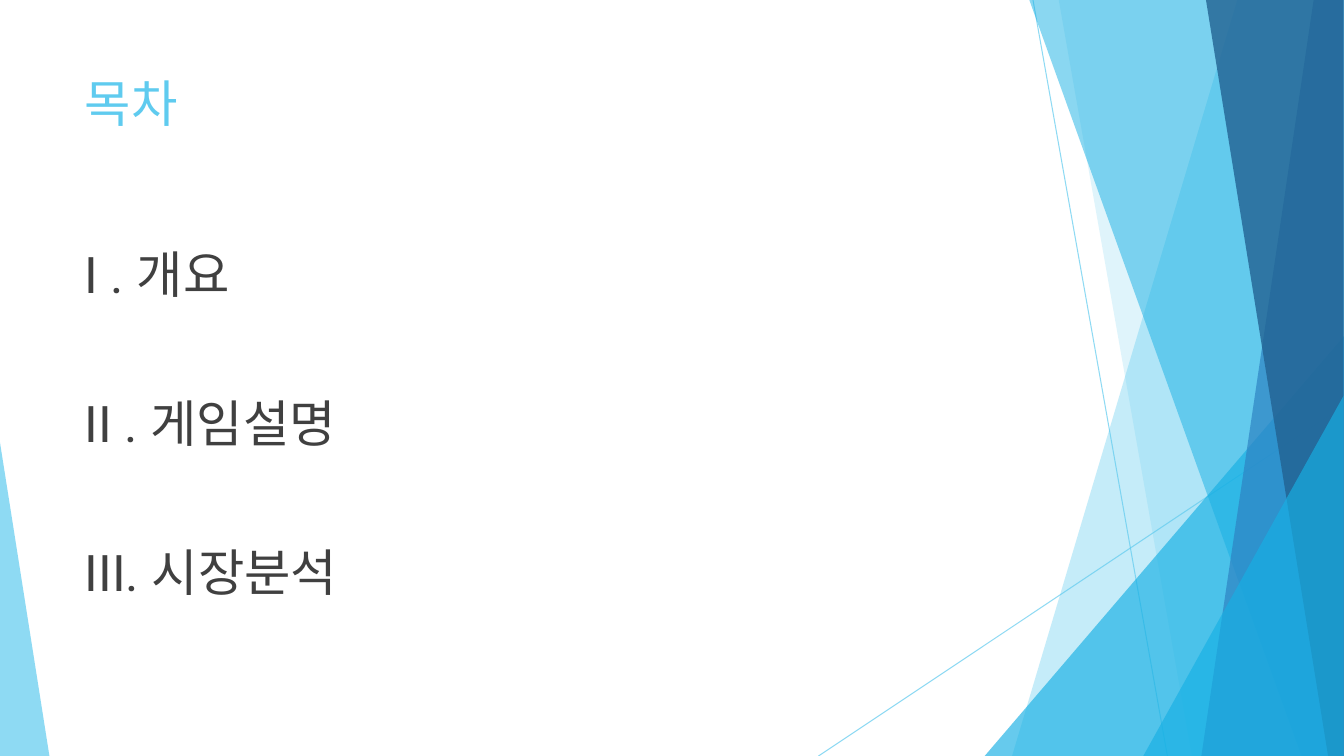
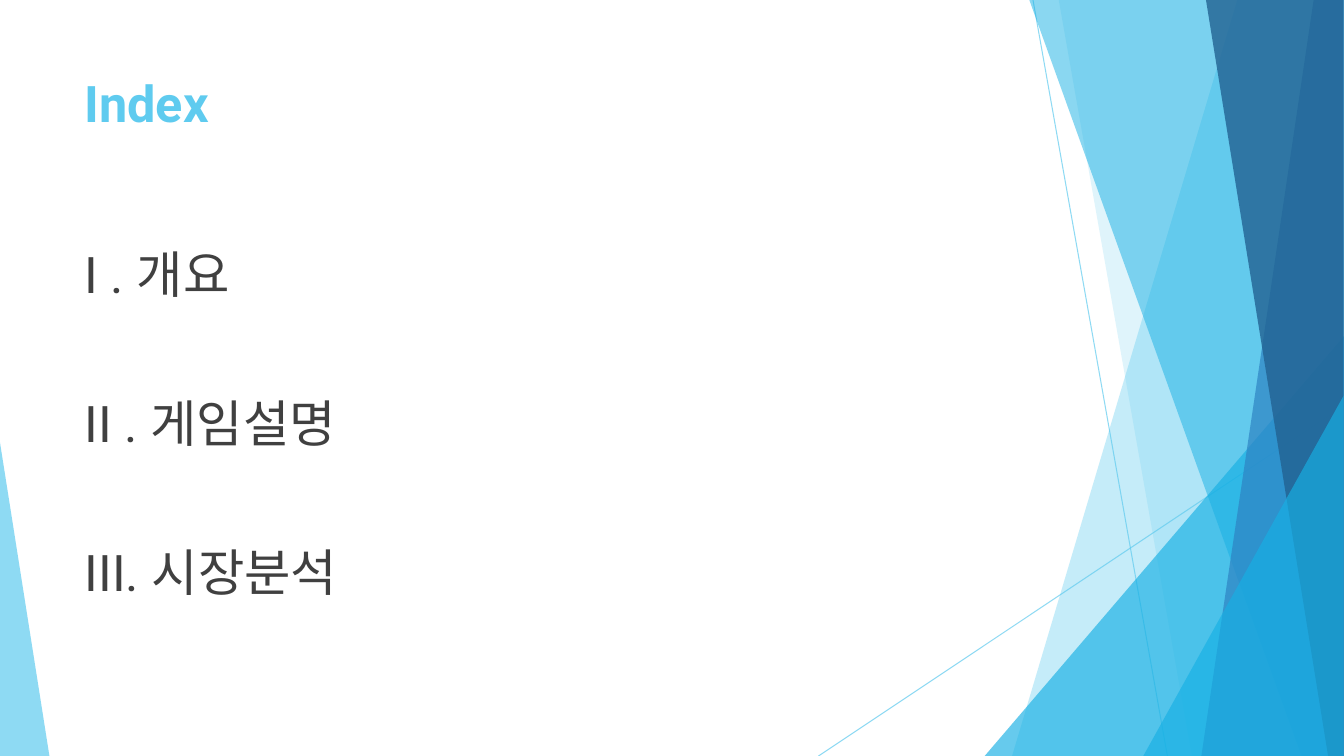
Before and after one commit to healjoo/smallprecious, a slide deck: slide 2 of 코딩교육용 퍼즐게임 제안서.pptx. Drawn at 1344x756 pixels with LibreOffice and Linux fonts; fonts in the diff are those of the drawing. Boxes give left, top, right and bottom in pixels: in the first picture for what was removed or moved away, otherwise in the second. Text is boxed around its words. In the diff, an @@ line names an element or a change of style, - is before the commit and + after.

```diff
--- a/코딩교육용 퍼즐게임 제안서.pptx
+++ b/코딩교육용 퍼즐게임 제안서.pptx
@@ title at (85, 84, 209, 123): text changed; bold on @@
-목차
+Index
```
Also in this commit, not shown: 7 other slides changed, 2 slides added.
